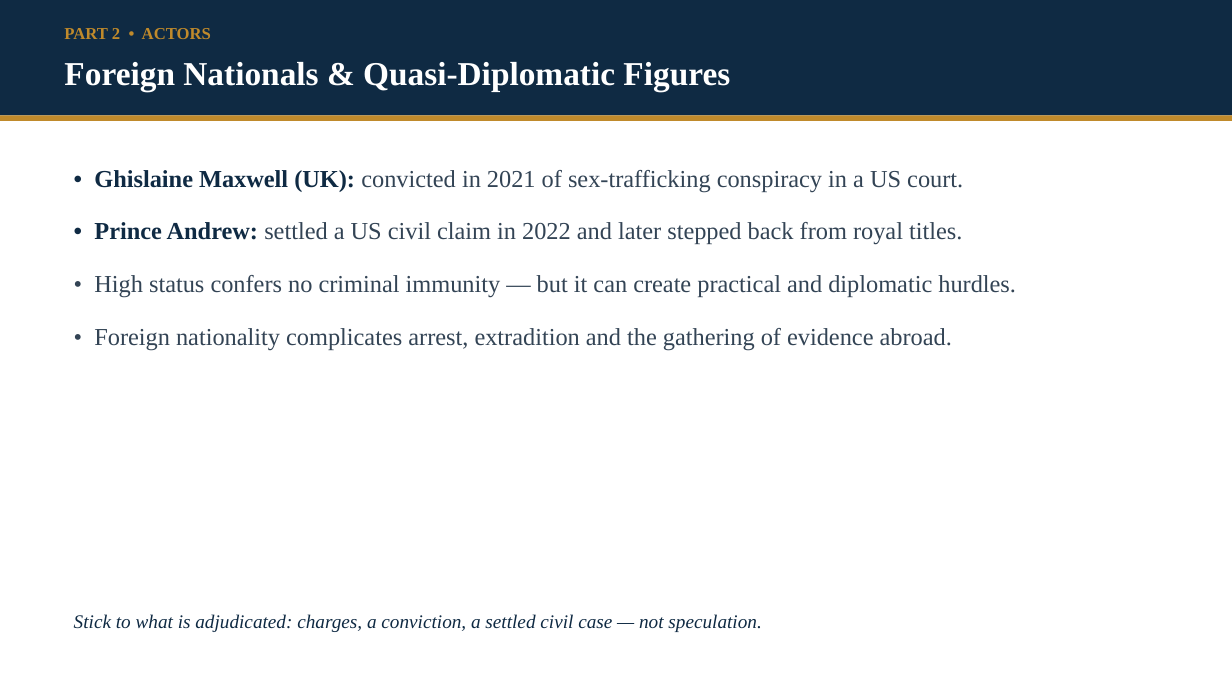
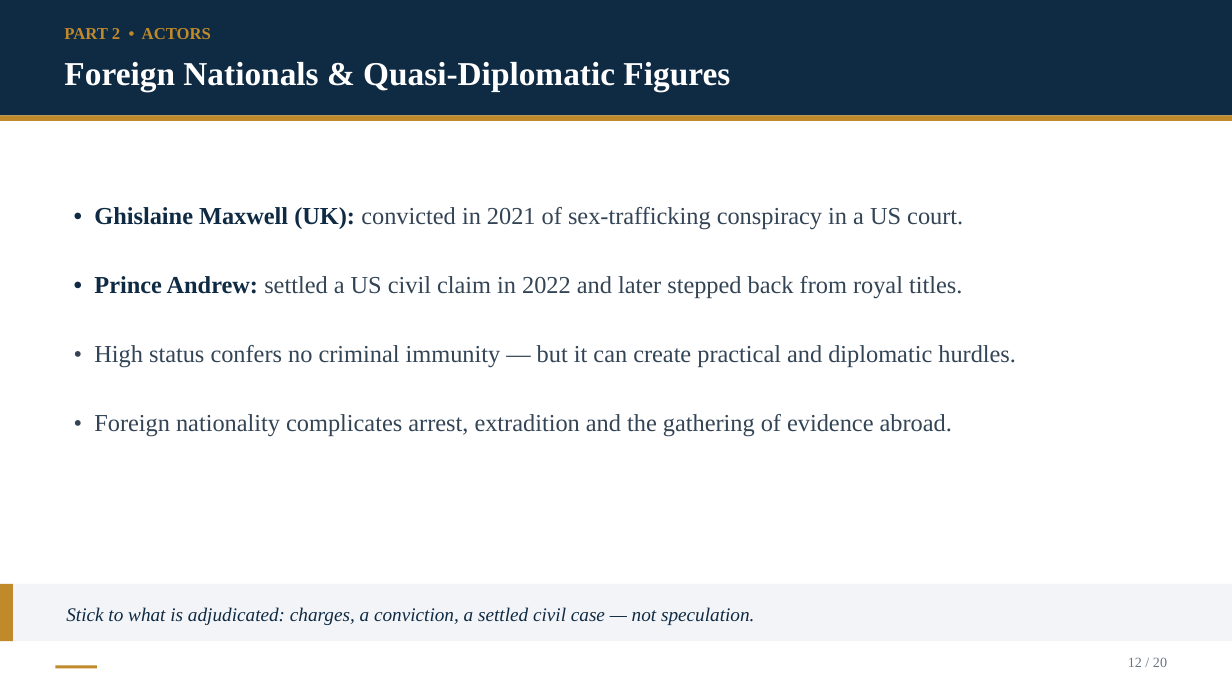
Before and after one commit to Kokidesu/Koki, a slide deck: slide 12 of Epstein_Transnational_Justice.pptx. Drawn at 1232x693 pixels with LibreOffice and Linux fonts; fonts in the diff are those of the drawing. Boxes give left, top, right and bottom in pixels: in the first picture for what was removed or moved away, otherwise in the second. Text is boxed around its words. In the diff, an @@ line names an element or a change of style, - is before the commit and + after.

```diff
--- a/Epstein_Transnational_Justice.pptx
+++ b/Epstein_Transnational_Justice.pptx
@@ text "• Ghislaine Maxwell (UK): convicted ..." moved from (x1=94, y1=170, x2=1016, y2=350) to (x1=94, y1=207, x2=1016, y2=437) @@
@@ text "• Ghislaine Maxwell (UK): convicted ..." at (x1=94, y1=207, x2=1016, y2=437): more space between paragraphs @@
@@ rectangle added at (x1=0, y1=584, x2=1232, y2=641), fill #F2F4F7 @@
@@ rectangle added at (x1=0, y1=584, x2=13, y2=641), fill #C08A2B @@
@@ text "Stick to what is adjudicated: ..." moved from (x1=74, y1=614, x2=761, y2=632) to (x1=66, y1=607, x2=754, y2=625) @@
@@ text added at (x1=1128, y1=657, x2=1167, y2=667), 11 pt, text #6B7682 @@
+12 / 20
@@ rectangle added at (x1=55, y1=665, x2=97, y2=669), fill #C08A2B @@
```
Also in this commit, not shown: 19 other slides changed, 22 other files.
